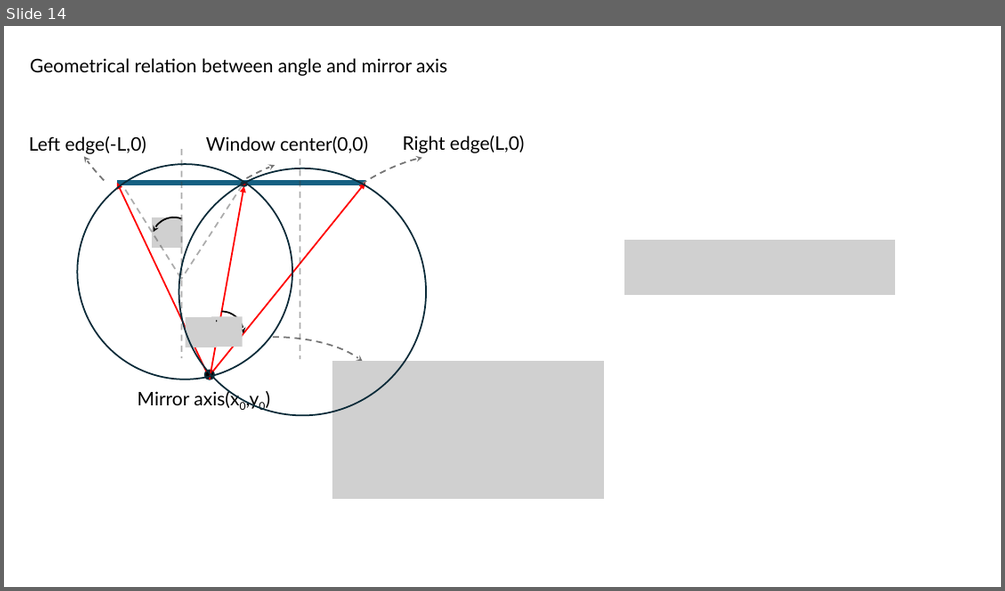
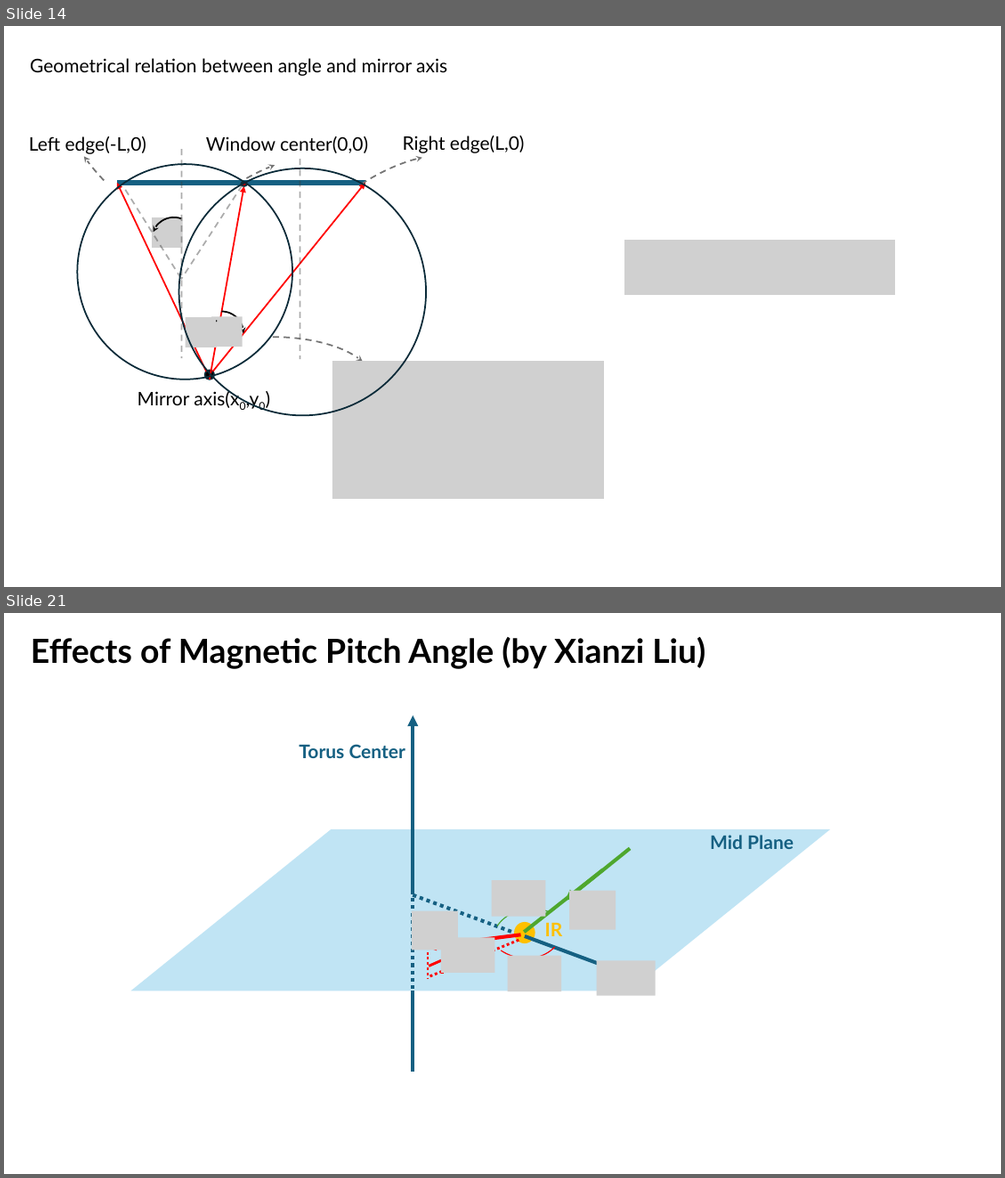
Before and after one commit to USTC-star/computer_share, a slide deck: NSTX-U High-k Scattering receiver optical calculation and calibration.pptx. Shown one above the other, each under a label of ours: slide 14 before the commit, slides 14 and 21 after it; the slides between them are not shown. The pictures are 1005x591 and 1005x1178 pixels, drawn with LibreOffice and Linux fonts; fonts in the diff are those of the drawing; grey boxes stand for pictures. Boxes give left, top, right and bottom in pixels: in the first picture for what was removed or moved away, otherwise in the second. Text is boxed around its words. In the diff, an @@ line names an element or a change of style, - is before the commit and + after.

```diff
--- a/NSTX-U High-k Scattering receiver optical calculation and calibration.pptx
+++ b/NSTX-U High-k Scattering receiver optical calculation and calibration.pptx
@@ slide 21 added at [4,613,1001,1174], background #FFFFFF @@
@@ title added at [31,637,705,669], 32 pt, text #000000, bold @@
+Effects of Magnetic Pitch Angle (by Xianzi Liu)
@@ group added at [131,715,830,1071]: 8 lines, 6 pictures, 4 arrows, 3 texts, 3 arc (boxed as its full ellipse)s, 1 parallelogram, 1 ellipse @@
+Mid Plane
+Torus Center
+IR
```
Also in this commit, not shown: 9 other slides added, 4 other files.
